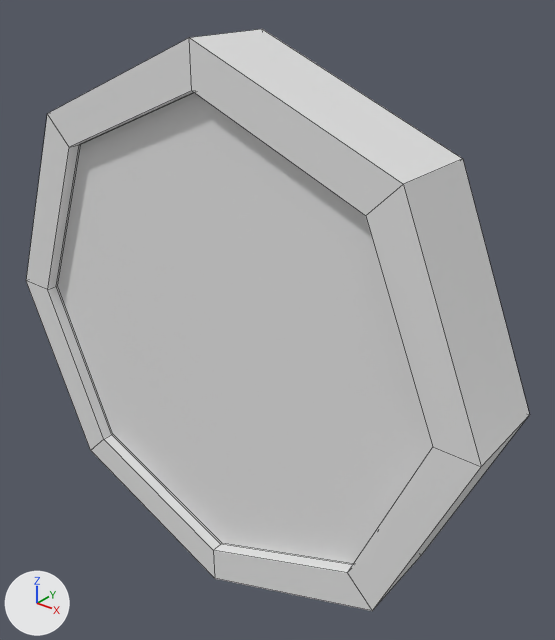
Two versions of the FBX model MagicShooter/Assets/_Other/Coin.fbx, one commit apart.
Before and after are seen from a 50 mm camera at (0.807, -0.892, 0.614) aimed at (0.049, 0.056, 0.026). Lighting does not change. The marker at lower left points along +X, +Y and +Z. Mesh edges are drawn as thin lines. Where no turn or scale is listed for an object, it has been applied to the vertices.

Names of what the first picture shows: 'Coin'.
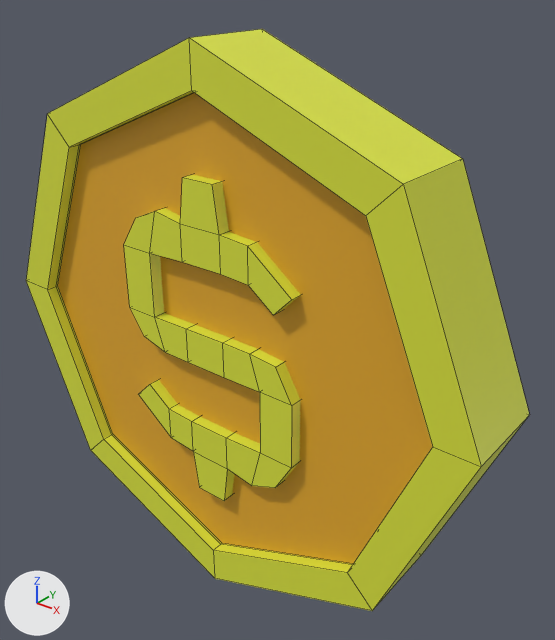
What differs and where, as boxes (x1, y1, x2, y2) in the pictures (555 x 640 px):
part 1 of me_coin, added (yellow)
    after: (124, 175, 300, 501)
part 2 of me_coin, recoloured (grey to yellow)
    both: (26, 29, 529, 611)
part 3 of me_coin, recoloured (grey to orange)
    both: (58, 93, 432, 564)

Patch to the scene script:
```diff
--- a/MagicShooter/Assets/_Other/Coin.fbx.py
+++ b/MagicShooter/Assets/_Other/Coin.fbx.py
@@ mat_facematerial @@
+mat_facematerial = principled_material('FaceMaterial')
+mat_facematerial.base_color = (0.8, 0.411, 0.0244)  # orange #e7ac2b
@@ mat_prominentmaterial @@
+mat_prominentmaterial = principled_material('ProminentMaterial')
+mat_prominentmaterial.base_color = (0.736, 0.8, 0.0476)  # yellow #dfe73e
@@ me_coin @@
 # used by ob_coin; location = (0.0, 0.0, 0.0)
-me_coin.from_pydata(...)  # 64 vertices, 58 faces; spans x -0.5..0.5, y -0.08..0.08, z -0.5..0.5
+me_coin.from_pydata(...)  # 224 vertices, 214 faces; spans x -0.5..0.5, y -0.08..0.08, z -0.5..0.5
+# me_coin part 1: a new loose piece of 80 vertices spanning x -0.185..0.184, y -0.078..-0.05, z -0.295..0.295, in mat_prominentmaterial (yellow #dfe73e)
+# me_coin part 2: 56 faces spanning x -0.5..0.5, y -0.08..0.08, z -0.5..0.5 switch from no material to mat_prominentmaterial (yellow #dfe73e)
+# me_coin part 3: 2 faces spanning x -0.428..0.428, y -0.056..0.056, z -0.428..0.428 switch from no material to mat_facematerial (orange #e7ac2b)
```
